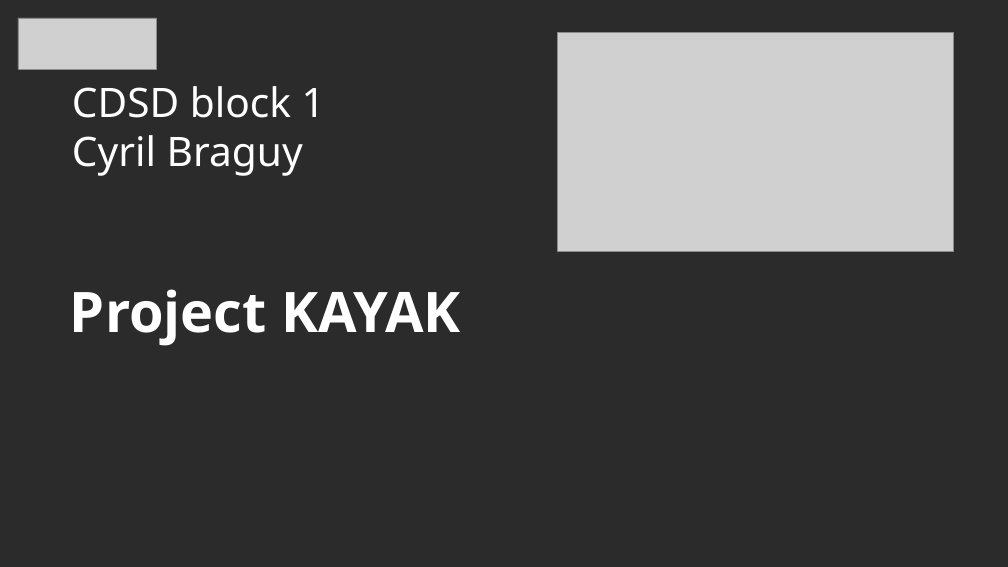
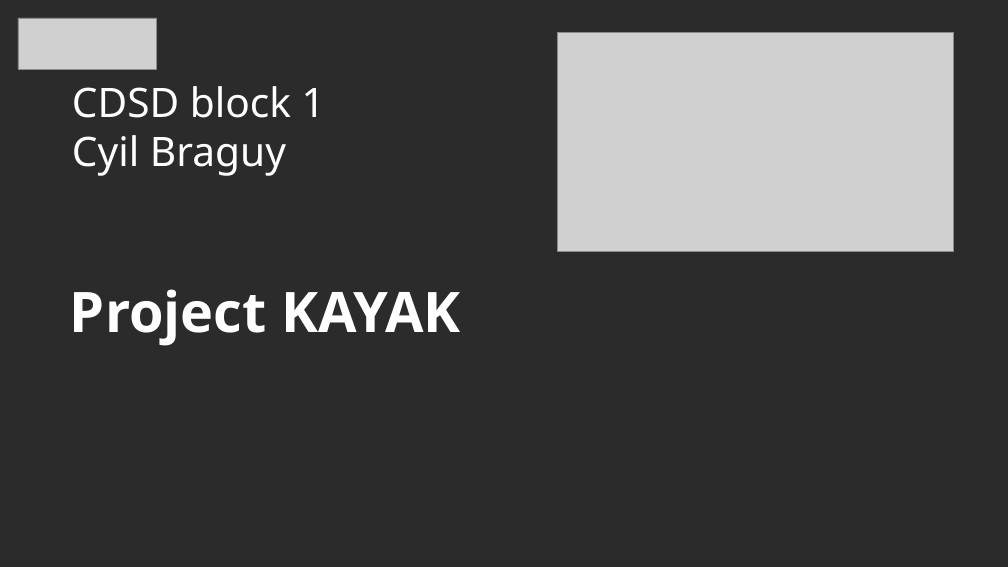
Before and after one commit to cyrilbraguy/Bl1_kayak, a slide deck: slide 1 of zz_doc/braguy_CDSD_block1_kayak.odp. Drawn at 1008x567 pixels with LibreOffice and Linux fonts; fonts in the diff are those of the drawing; grey boxes stand for pictures; background and template pictures are left out; a plain dark background stands for a picture behind light text. Boxes give left, top, right and bottom in pixels: in the first picture for what was removed or moved away, otherwise in the second. Text is boxed around its words. In the diff, an @@ line names an element or a change of style, - is before the commit and + after.

```diff
--- a/zz_doc/braguy_CDSD_block1_kayak.odp
+++ b/zz_doc/braguy_CDSD_block1_kayak.odp
@@ subtitle at <box>72,135,286,176</box>: text changed @@
-Cyril Braguy
+Cyil Braguy
```
Also in this commit, not shown: 1 other slide changed, 1 other file.
